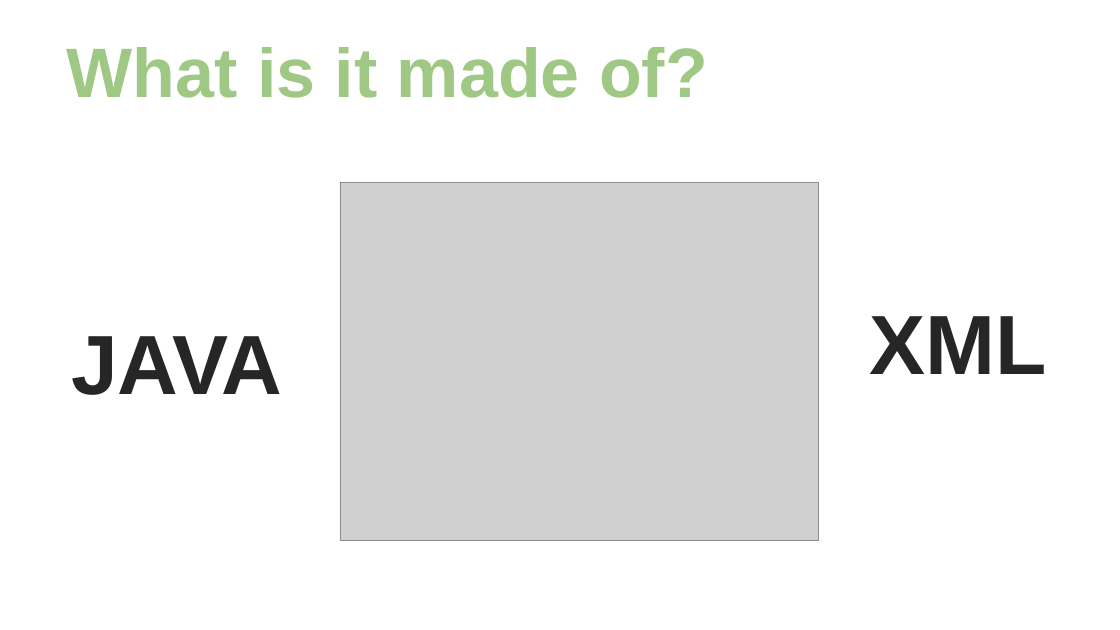
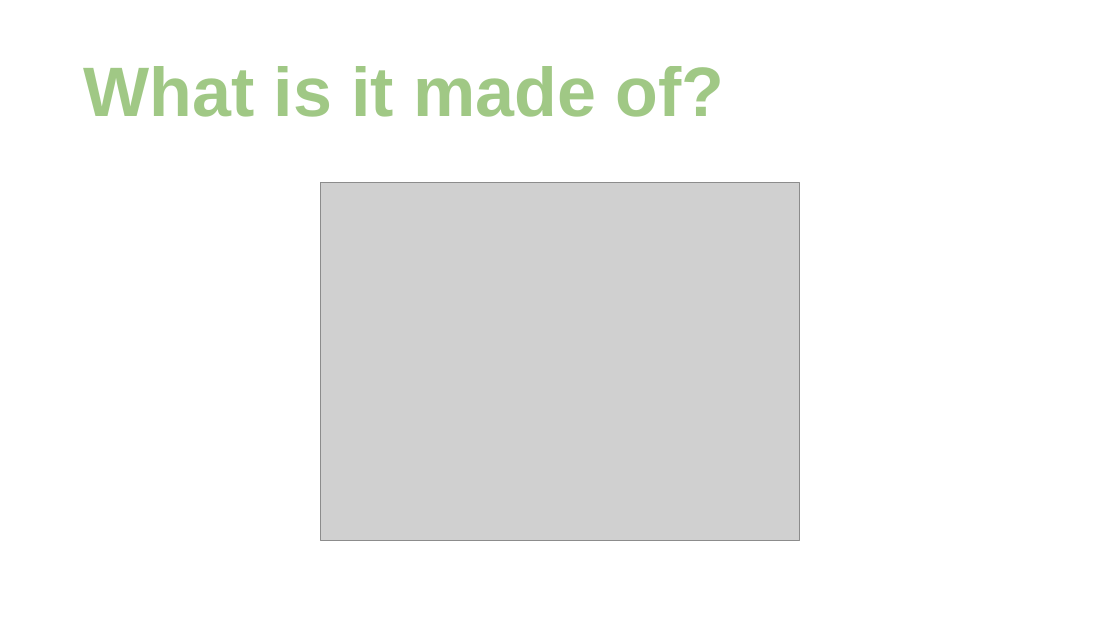
Before and after one commit to klustar/sanhak, a slide deck: slide 9 of 산학프로젝트_국방색순대국밥.pptx. Drawn at 1120x630 pixels with LibreOffice and Linux fonts; fonts in the diff are those of the drawing; grey boxes stand for pictures; background and template pictures are left out. Boxes give left, top, right and bottom in pixels: in the first picture for what was removed or moved away, otherwise in the second. Text is boxed around its words. In the diff, an @@ line names an element or a change of style, - is before the commit and + after.

```diff
--- a/산학프로젝트_국방색순대국밥.pptx
+++ b/산학프로젝트_국방색순대국밥.pptx
@@ text "What is it made of?": place and size @@
-text "What is it made of?" at [67, 47, 708, 98]
+text "What is it made of?" at [84, 66, 725, 117]
@@ picture: place and size @@
-picture at [340, 182, 819, 541]
+picture at [321, 182, 800, 541]
@@ text removed at [869, 316, 1046, 374] @@
-XML
@@ text removed at [71, 336, 283, 395] @@
-JAVA
```
Also in this commit, not shown: 8 other slides changed, 5 slides added, 2 slides removed, 4 other files.
